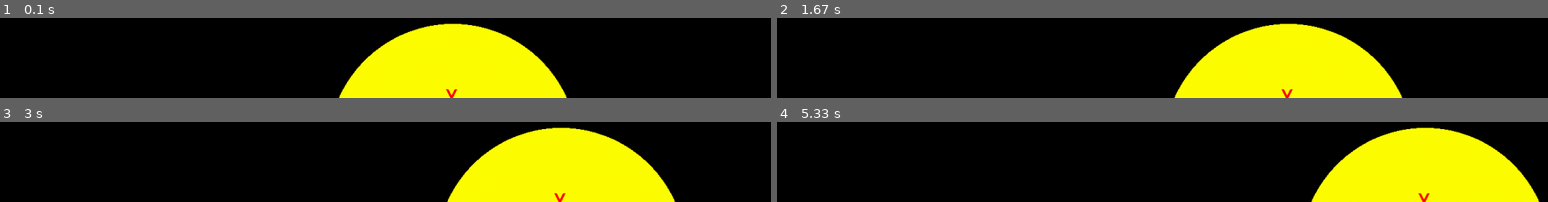
Above: before the commit, frames 1-4 (two rows, left to right).
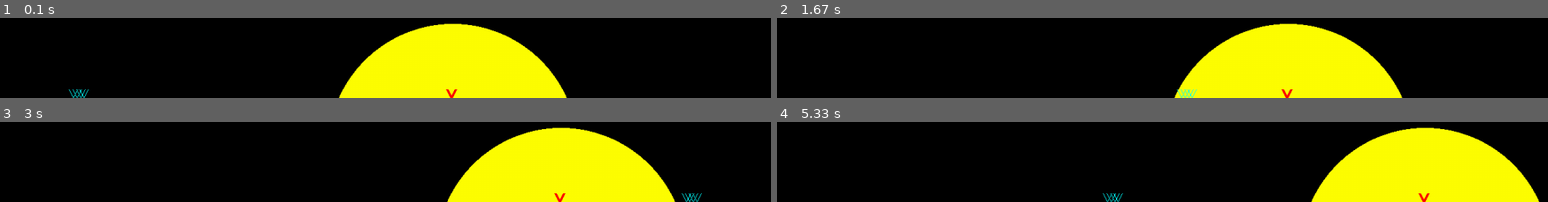
Above: after the commit, the same moments.

Repository: Archanciel/Learning_Pygame
Game: pygame game, started from bouncing_ball_imperfect_collide/bouncing_physics.py
Two runs of this game, one before a commit and one after it. Both use one fixed random seed, a clock stepped at 60 frames per second and the inputs below.
Inputs:
- Up to frame 1 (0.1 s): no input
- Up to frame 2 (1.67 s): no input
- Up to frame 3 (3 s): no input
- Up to frame 4 (5.33 s): no input

The runs differ from the first frame. In frame 1, 0.1% of the frame differs, in the area x 8-12%, y 89-100%; in frame 2, 0.1%; in frame 3, 0.2%, in the area x 88-92%, y 89-100%; in frame 4, 0.2%.

Commit message:
cosmetic

Diff:
--- a/bouncing_ball_imperfect_collide/bouncing_physics.py
+++ b/bouncing_ball_imperfect_collide/bouncing_physics.py
@@ -13,7 +13,7 @@
 COLORS = [WHITE, RED, GREEN, BLUE, YELLOW]
 
 firstBall = True
-secondBall = False
+secondBall = True
 
 class Game:
 	def __init__(self):
